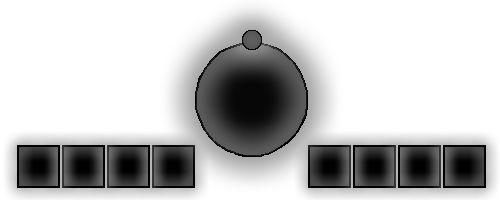
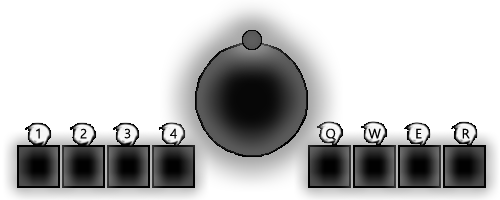
Layers edited between the first and the second 500px x 200px image:
added group "Group 1" with 9 layers above "네모틀" over 25, 122, 477, 146
added layer "R" in group "Group 1" over 462, 128, 470, 139
added layer "E" in group "Group 1" over 416, 128, 422, 139
added layer "W" in group "Group 1" over 368, 128, 381, 139
added layer "Q" in group "Group 1" over 326, 128, 336, 140
added layer "4" in group "Group 1" over 170, 128, 177, 139
added layer "3" (2nd of 2, in "Group 1") in group "Group 1" over 124, 128, 131, 139
added layer "2" in group "Group 1" over 80, 128, 87, 139
added layer "1" in group "Group 1" over 36, 128, 40, 139
added layer "Layer 3" in group "Group 1" over 25, 122, 477, 146
